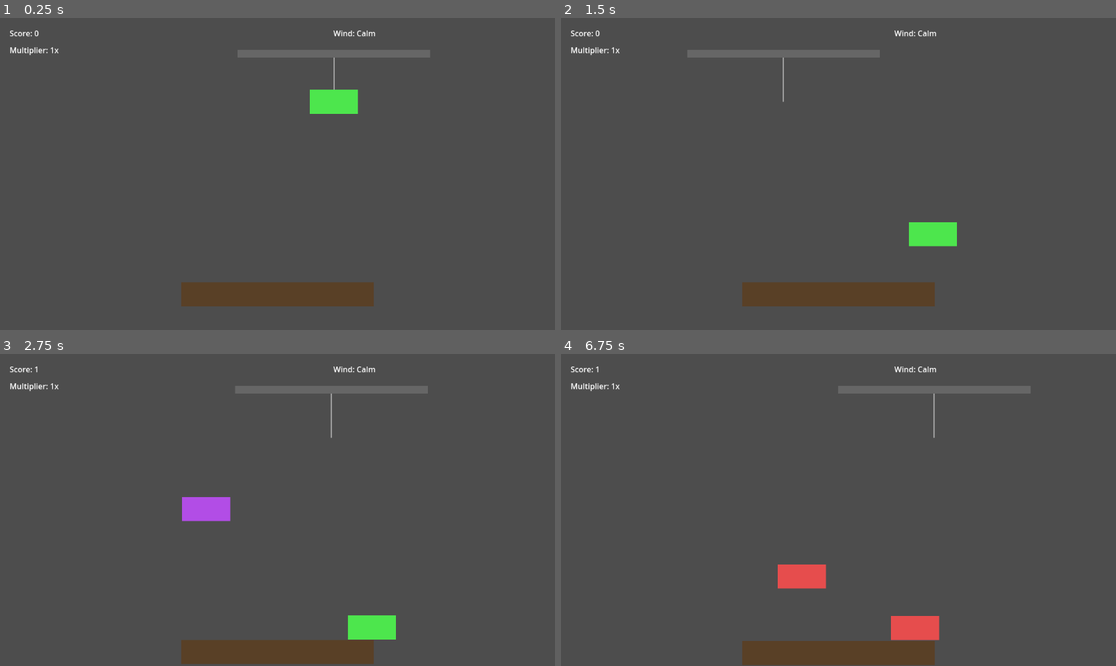
Above: before the commit, frames 1-4 (two rows, left to right).
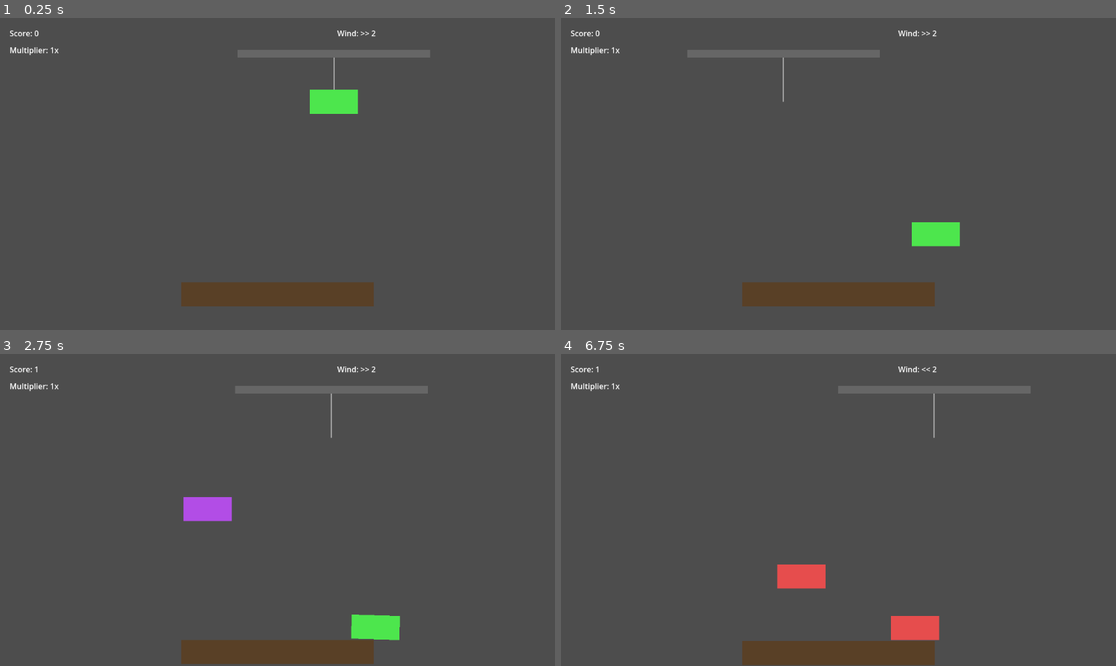
Above: after the commit, the same moments.

Repository: Rajintx/bloxxGame
Game: Godot game, scene res://scenes/Main.tscn
Two runs of this game, one before a commit and one after it. Both use one fixed random seed, a clock stepped at 60 frames per second and the inputs below.
Inputs (mouse positions are in pixels of both pictures, inside the frame that each line leads up to):
- Up to frame 1 (0.25 s): no input
- Up to frame 2 (1.5 s): move the mouse to (960, 158) at 0.52 s; click (960, 158) at 0.67 s; move the mouse to (727, 189) at 1.27 s; click (727, 189) at 1.42 s
- Up to frame 3 (2.75 s): move the mouse to (333, 441) at 2.02 s; click (333, 441) at 2.17 s
- Up to frame 4 (6.75 s): move the mouse to (810, 572) at 2.77 s; click (810, 572) at 2.92 s; click "Restart" at 3.5 s; move the mouse to (1005, 556) at 4.27 s; click (1005, 556) at 4.42 s; move the mouse to (672, 463) at 5.02 s; click (672, 463) at 5.17 s; move the mouse to (866, 510) at 5.77 s; click (866, 510) at 5.92 s; move the mouse to (755, 432) at 6.52 s; click (755, 432) at 6.67 s

The runs differ from the first frame. In frame 1, 0.1% of the frame differs, in the area x 60-68%, y 4-7%; in frame 2, 0.2%; in frame 3, 0.3%, in the area x 32-73%, y 4-92%; in frame 4, 0.1%.

Commit message:
Make wind duration longer and randomized

Diff:
--- a/scripts/main.gd
+++ b/scripts/main.gd
@@ -16,7 +16,9 @@
 
 var wind_velocity: Vector2 = Vector2.ZERO
 var wind_timer: float = 0.0
-var wind_interval: float = 3.0
+var wind_interval: float = 5.0 # Current random interval
+var wind_duration_min: float = 5.0
+var wind_duration_max: float = 12.0
 
 var perfect_threshold: float = 5.0
 var last_landed_x: float = 0.0
@@ -260,6 +262,9 @@
 		_game_over()
 
 func _update_wind() -> void:
+	# Set a new random interval for the next wind change
+	wind_interval = randf_range(wind_duration_min, wind_duration_max)
+
 	# Initial max wind is 10, increases by 10 for every 25 blocks
 	var max_wind = 10.0 + (floor(landed_count / 25.0) * 10.0)
 	var strength = randf_range(0, max_wind)
